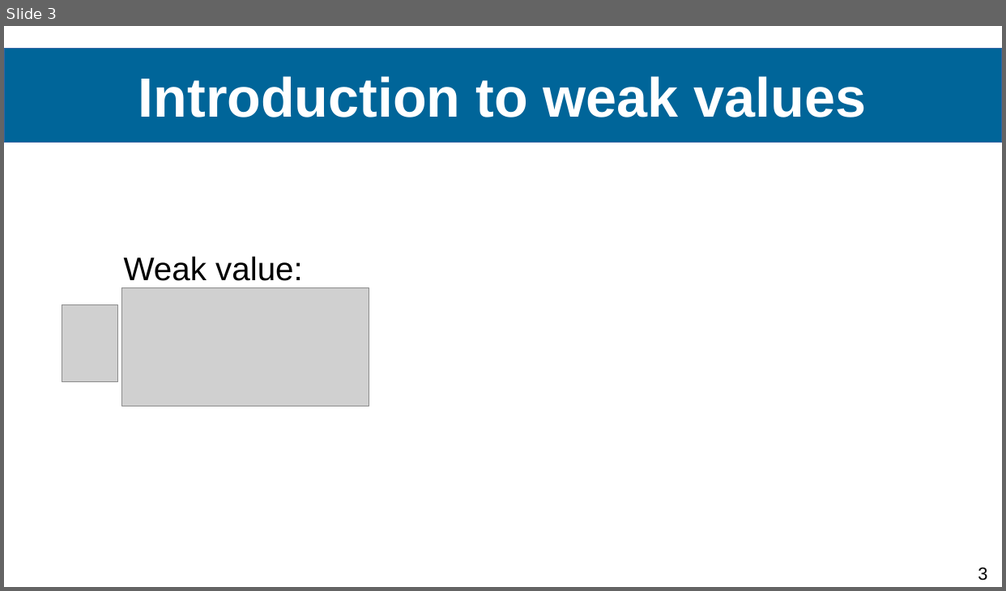
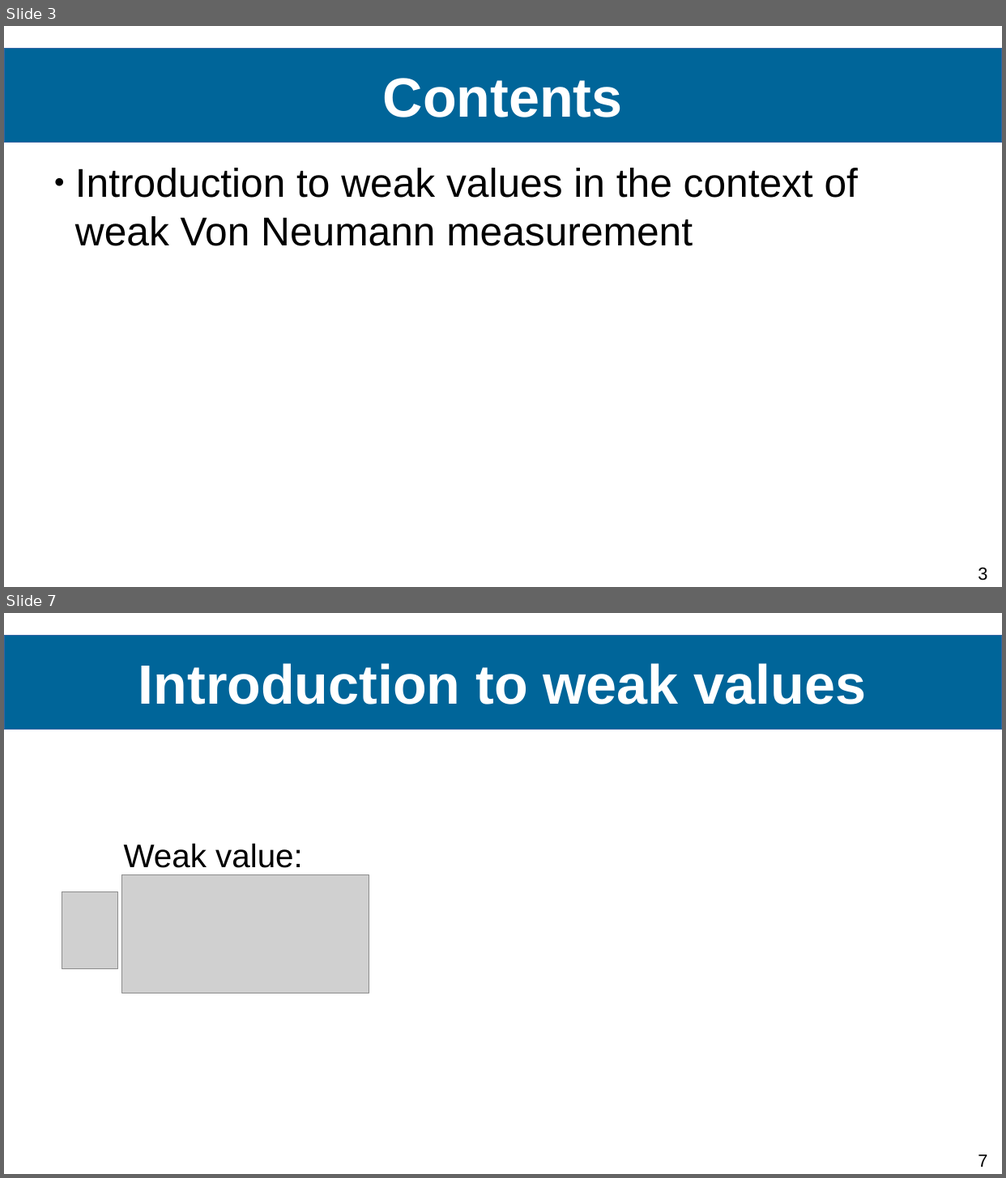
Before and after one commit to Ismaele-vincent/PhD, a slide deck: 2024/Conference abstract/Conference FOMO/Presentation FOMO 2024.odp. Shown one above the other, each under a label of ours: slide 3 before the commit, slides 3 and 7 after it; the slides between them are not shown. The pictures are 1006x591 and 1006x1178 pixels, drawn with LibreOffice and Linux fonts; fonts in the diff are those of the drawing; grey boxes stand for pictures; background and template pictures are left out. Boxes give left, top, right and bottom in pixels: in the first picture for what was removed or moved away, otherwise in the second. Text is boxed around its words. In the diff, an @@ line names an element or a change of style, - is before the commit and + after.

```diff
--- a/2024/Conference abstract/Conference FOMO/Presentation FOMO 2024.odp
+++ b/2024/Conference abstract/Conference FOMO/Presentation FOMO 2024.odp
@@ slide 3 added at (4, 26, 1002, 587), background #FFFFFF; not listed: 1 template element that a slide beside it also shows @@
@@ title added at (4, 49, 1002, 143), fill #006599, outline #3465A4 0 pt, 44 pt, text #FFFFFF, bold @@
+Contents
@@ text added at (75, 168, 858, 246), 32 pt, text #000000 @@
+● Introduction to weak values in the context of weak Von Neumann measurement
@@ what was slide 3 is now slide 7 @@
@@ page number at (978, 1155, 987, 1167): text changed @@
-3
+7
```
Also in this commit, not shown: 11 slides changed, 13 other slides added, 6 other files.
